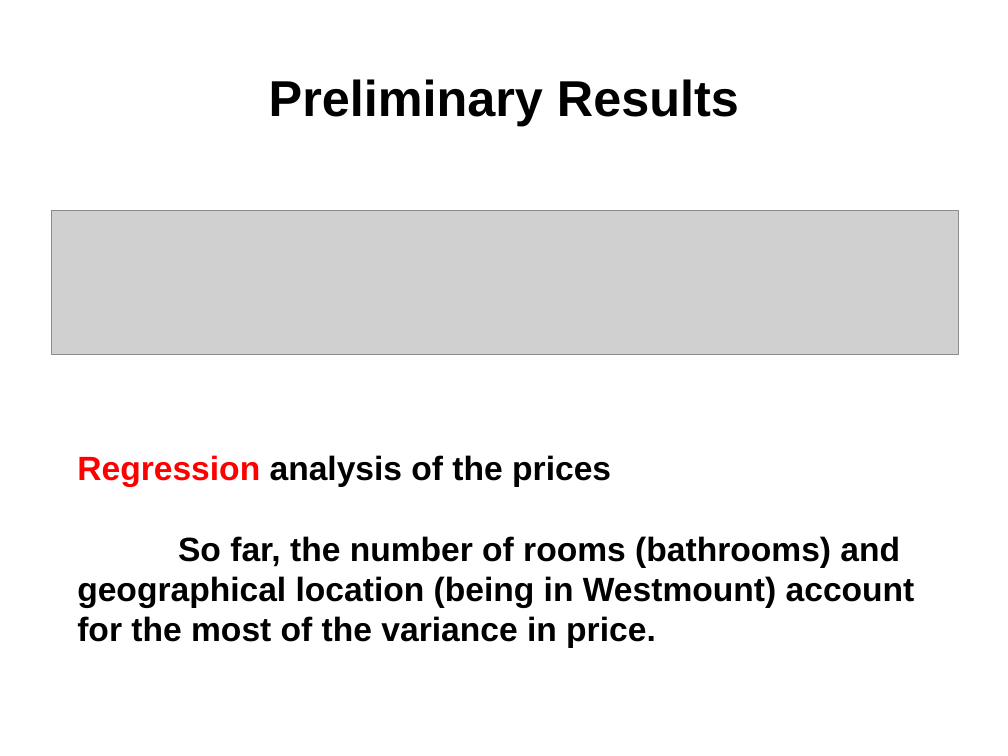
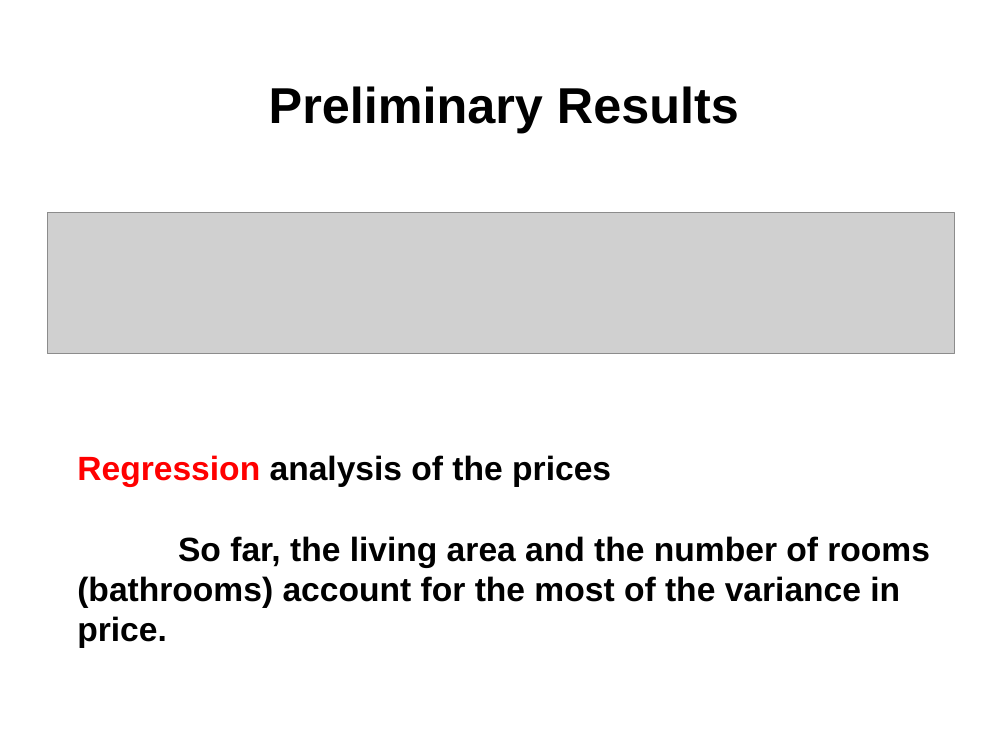
Before and after one commit to npow/centris, a slide deck: slide 6 of presentation/DaveNissanEmil2014MachineLearning.pptx. Drawn at 1008x756 pixels with LibreOffice and Linux fonts; fonts in the diff are those of the drawing; grey boxes stand for pictures. Boxes give left, top, right and bottom in pixels: in the first picture for what was removed or moved away, otherwise in the second. Text is boxed around its words. In the diff, an @@ line names an element or a change of style, - is before the commit and + after.

```diff
--- a/presentation/DaveNissanEmil2014MachineLearning.pptx
+++ b/presentation/DaveNissanEmil2014MachineLearning.pptx
@@ text "Preliminary Results": place and size @@
-text "Preliminary Results" at <box>269,79,739,125</box>
+text "Preliminary Results" at <box>269,86,739,133</box>
@@ picture: place and size @@
-picture at <box>51,211,959,354</box>
+picture at <box>47,212,955,354</box>
@@ text at <box>77,536,930,648</box>: text changed @@
-So far, the number of rooms (bathrooms) and geographical location (being in Westmount) account for the most of the variance in price.
+So far, the living area and the number of rooms (bathrooms) account for the most of the variance in price.
```
Also in this commit, not shown: 1 other file.
